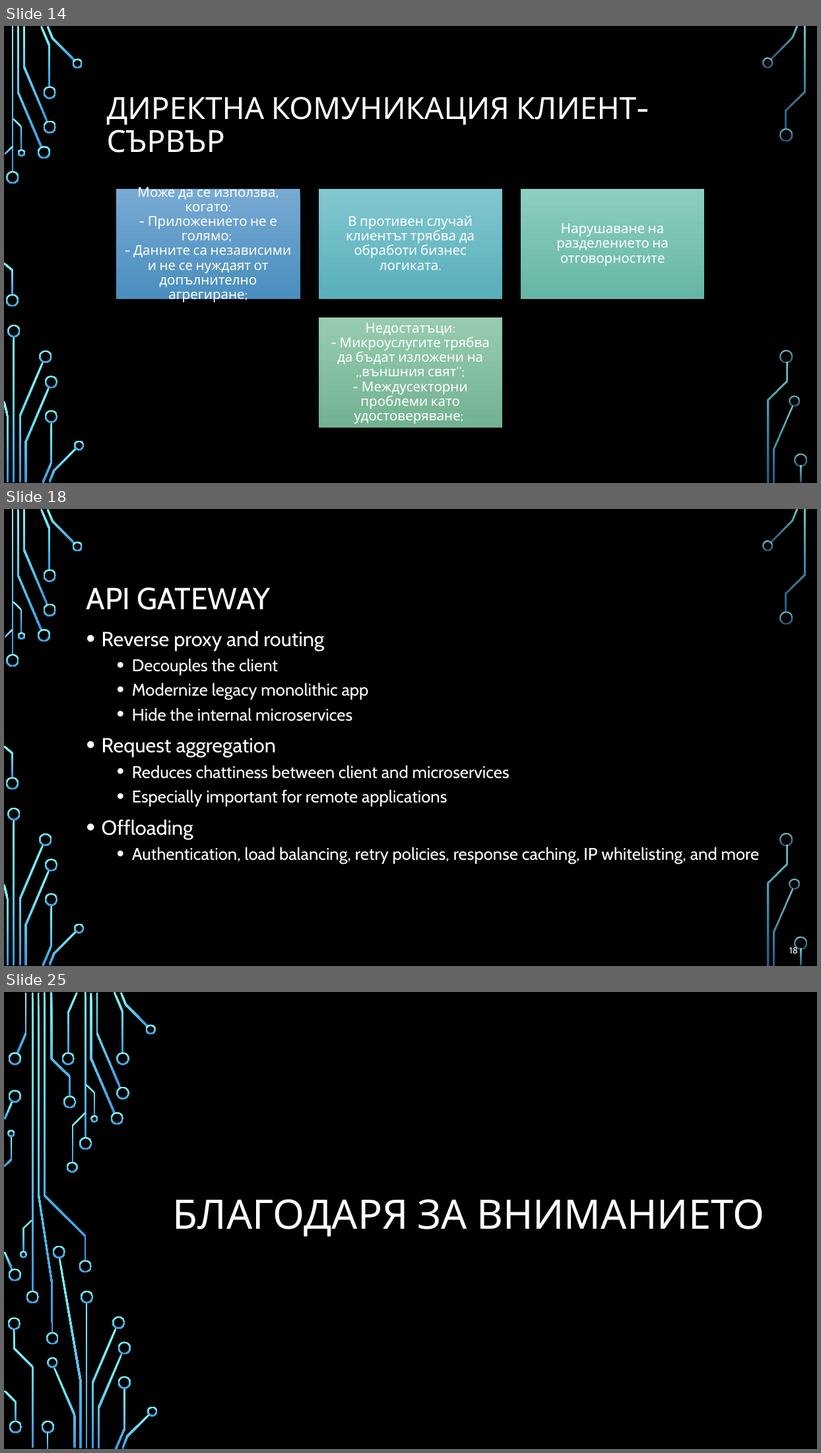
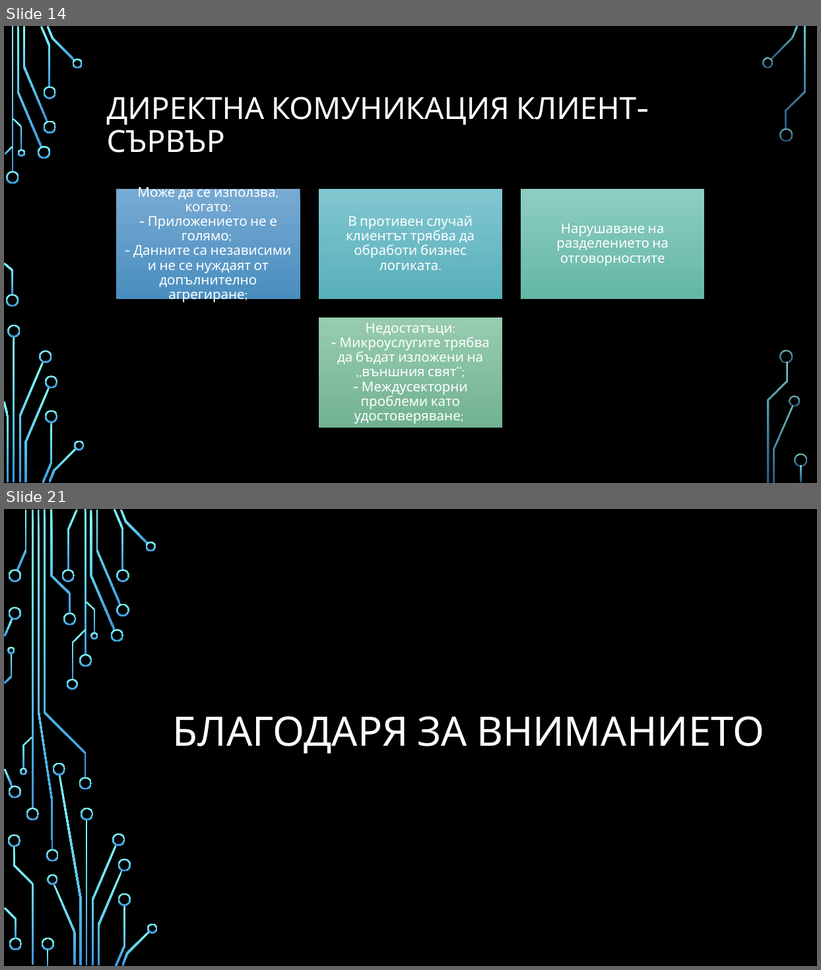
Before and after one commit to profjordanov/doctorate, a slide deck: communications/web_communication_pres.pptx. Shown one above the other, each under a label of ours: slides 14, 18 and 25 before the commit, slides 14 and 21 after it; the slides between them are not shown. The pictures are 821x1453 and 821x970 pixels, drawn with LibreOffice and Linux fonts; fonts in the diff are those of the drawing; background and template pictures are left out. Boxes give left, top, right and bottom in pixels: in the first picture for what was removed or moved away, otherwise in the second. Text is boxed around its words. In the diff, an @@ line names an element or a change of style, - is before the commit and + after.

```diff
--- a/communications/web_communication_pres.pptx
+++ b/communications/web_communication_pres.pptx
@@ slide 18 removed at (4, 509, 817, 966), background picture (left out); not listed: 36 template elements that a slide beside it also shows @@
@@ title removed at (86, 588, 271, 610) @@
-API GATEWAY
@@ text removed at (102, 631, 760, 864) @@
-• Reverse proxy and routing
-  • Decouples the client
-  • Modernize legacy monolithic app
-  • Hide the internal microservices
-• Request aggregation
-  • Reduces chattiness between client and microservices
-  • Especially important for remote applications
-• Offloading
-  • Authentication, load balancing, retry policies, response caching, IP whitelisting, and more
@@ page number removed at (789, 947, 798, 954) @@
-18
@@ what was slide 25 is now slide 21 @@
```
Also in this commit, not shown: 1 slide changed, 5 slides added, 8 other slides removed.
